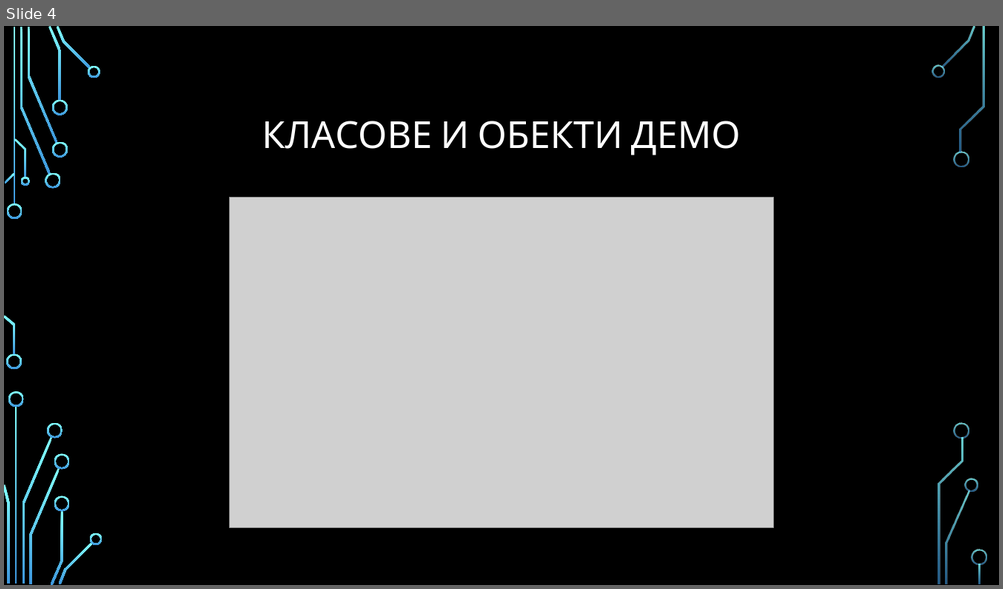
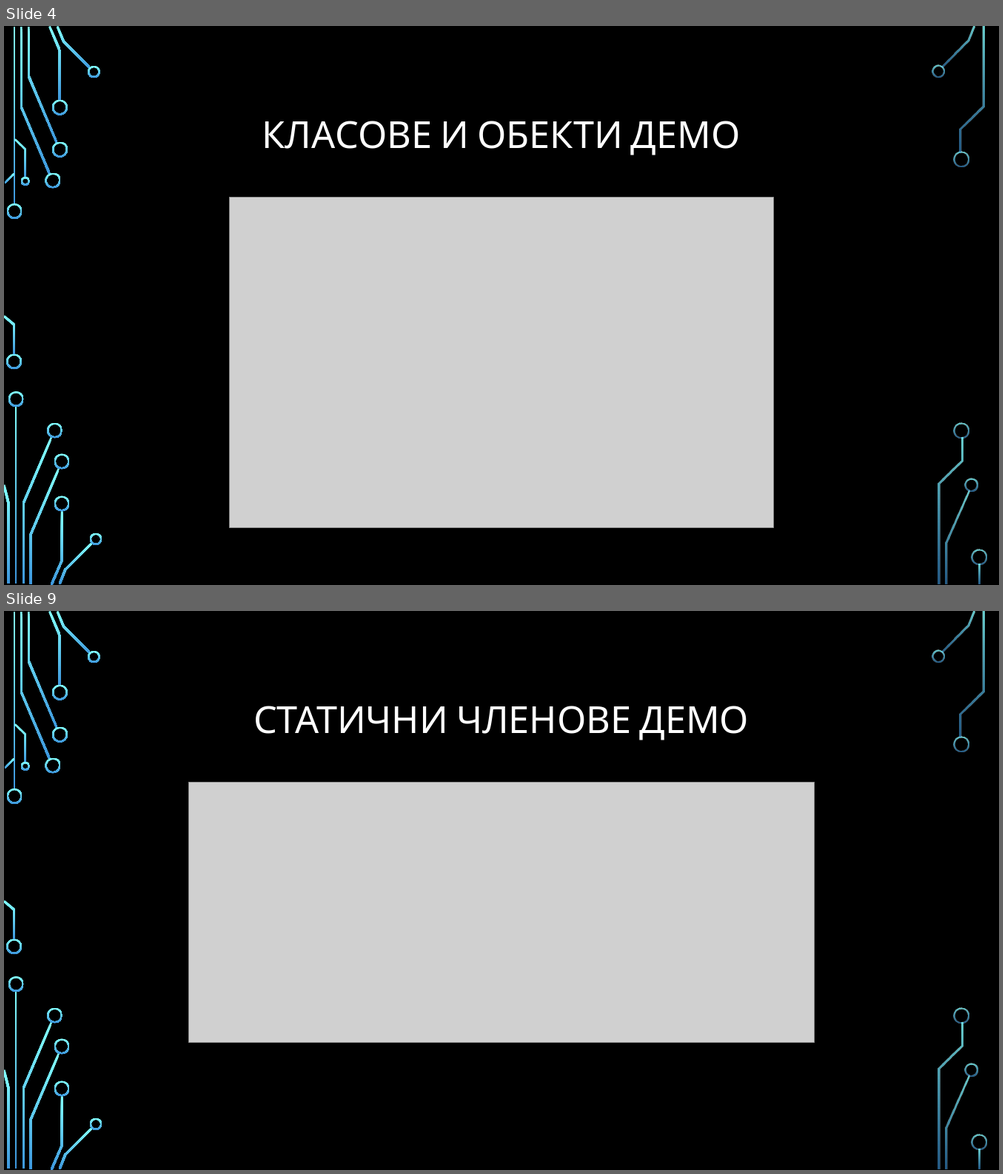
Before and after one commit to Bilyukov/java-course, a slide deck: 05.classes-and-object.pptx. Shown one above the other, each under a label of ours: slide 4 before the commit, slides 4 and 9 after it; the slides between them are not shown. The pictures are 1003x589 and 1003x1174 pixels, drawn with LibreOffice and Linux fonts; fonts in the diff are those of the drawing; grey boxes stand for pictures; background and template pictures are left out. Boxes give left, top, right and bottom in pixels: in the first picture for what was removed or moved away, otherwise in the second. Text is boxed around its words. In the diff, an @@ line names an element or a change of style, - is before the commit and + after.

```diff
--- a/05.classes-and-object.pptx
+++ b/05.classes-and-object.pptx
@@ slide 9 added at (4, 611, 999, 1170), background picture (left out); not listed: 36 template elements that a slide beside it also shows @@
@@ title added at (253, 706, 748, 741), 36 pt, text #FFFFFF @@
+СТАТИЧНИ ЧЛЕНОВЕ ДЕМО
@@ picture added at (188, 782, 814, 1042) @@
```
Also in this commit, not shown: 4 other slides added, 1 slide removed, 12 other files.
